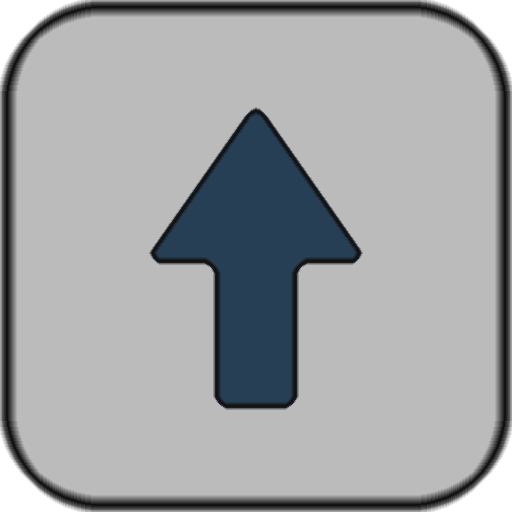
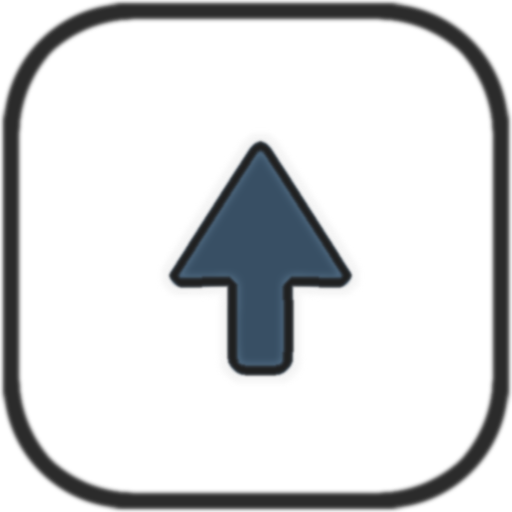
Layer changes from the first 512 x 512 image to the second:
removed layer "Layer 6" over [149, 107, 363, 410]
removed layer "Layer 5" over [150, 109, 362, 408]
removed layer "border" over [0, 0, 512, 512]
removed layer "background" (was 35%) over [2, 2, 510, 510]
added layer "border arrow" above "arrow" over [166, 138, 355, 379]
added layer "arrow" above "white arrow" over [166, 138, 355, 378]
added layer "white arrow" above "grey border" over [154, 126, 367, 390]
added layer "grey border" above "white border" over [0, 0, 512, 512]
added layer "white border" (20%) above "white background" over [0, 0, 512, 512]
added layer "white background" (30%) over [18, 18, 494, 494]
